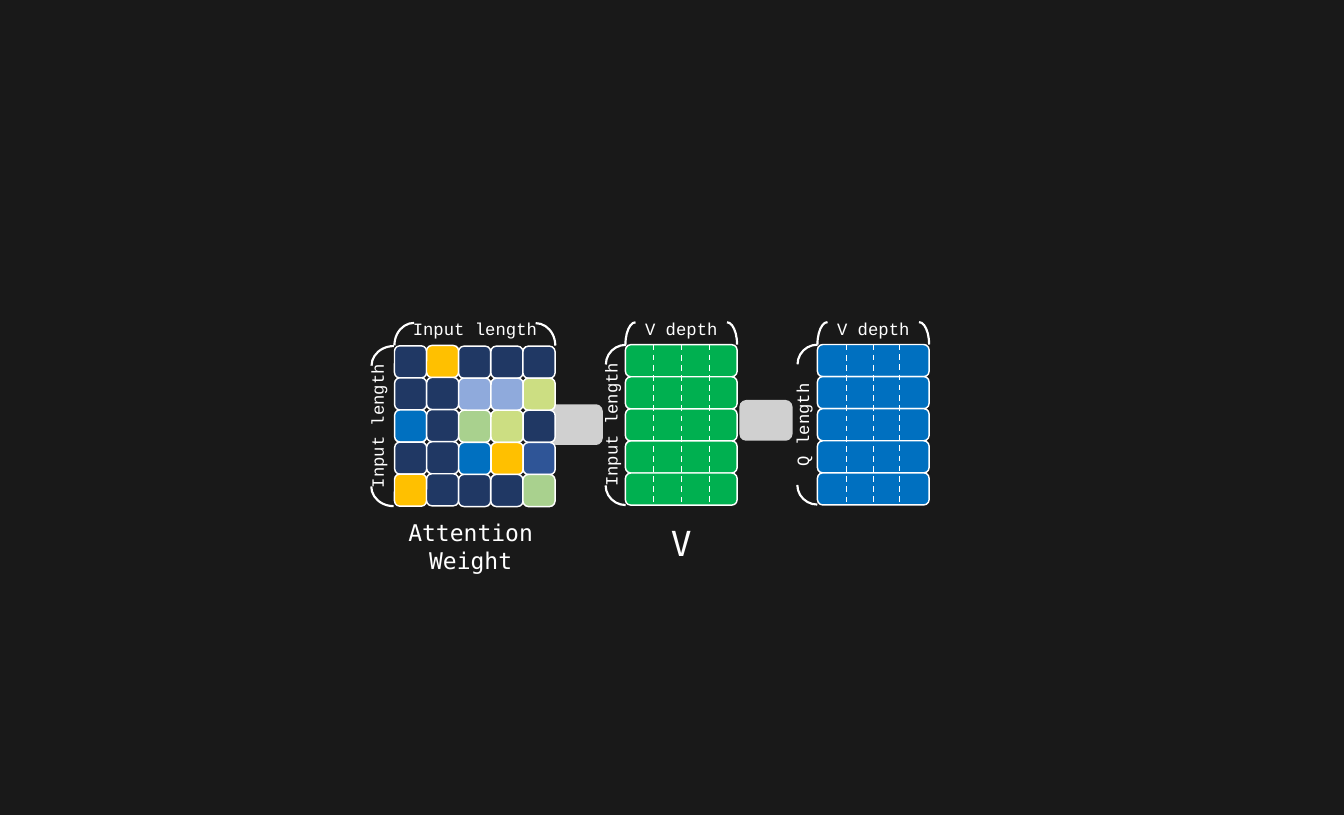
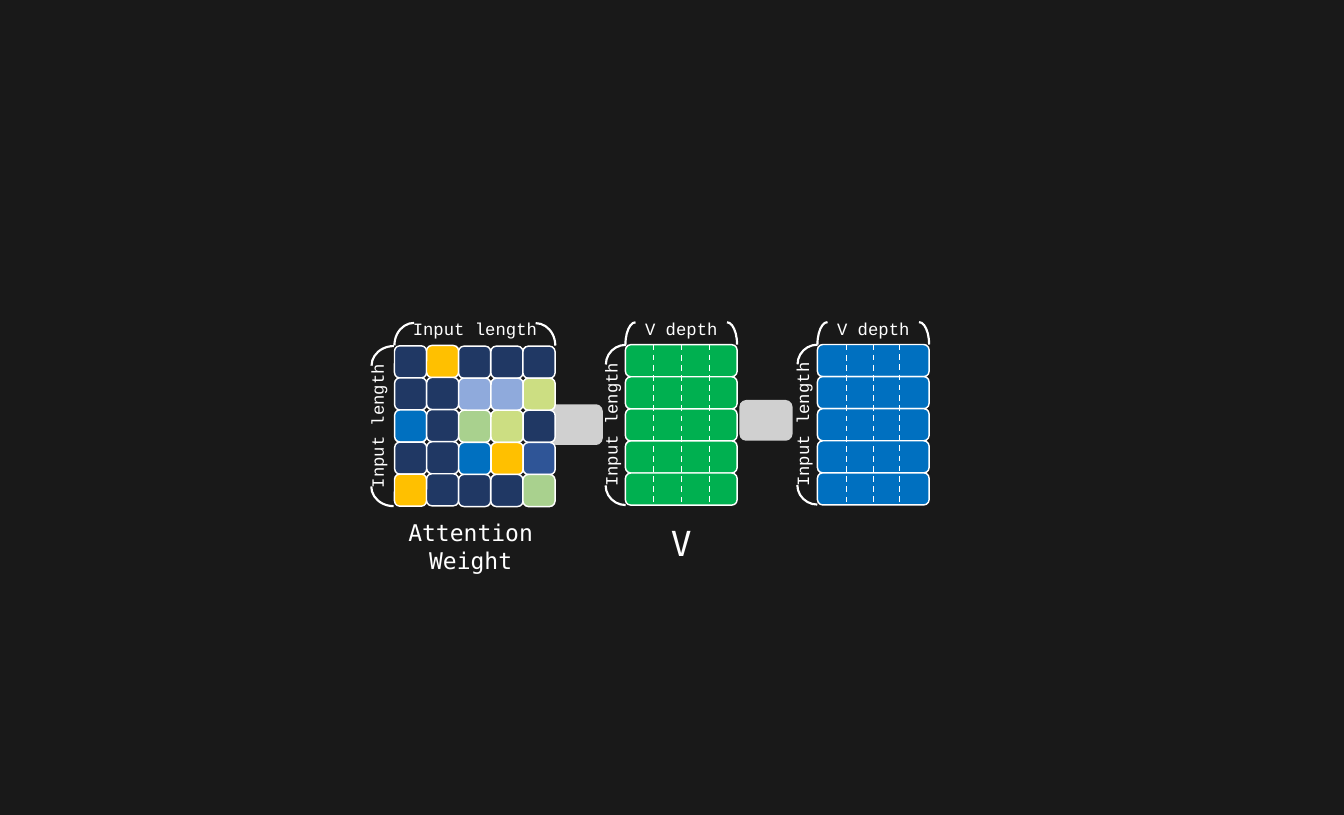
Before and after one commit to toonnyy8/PPT, a slide deck: slide 22 of Attention-is-all-you-need/image.pptx (slide 23 before the commit). Drawn at 1344x815 pixels with LibreOffice and Linux fonts; fonts in the diff are those of the drawing; grey boxes stand for pictures. Boxes give left, top, right and bottom in pixels: in the first picture for what was removed or moved away, otherwise in the second. Text is boxed around its words. In the diff, an @@ line names an element or a change of style, - is before the commit and + after.

```diff
--- a/Attention-is-all-you-need/image.pptx
+++ b/Attention-is-all-you-need/image.pptx
@@ text in rounded rectangle at box(795, 369, 815, 486): text changed @@
-Q length
+Input length
```
Also in this commit, not shown: 2 other slides changed, 3 slides removed, 15 other files.
